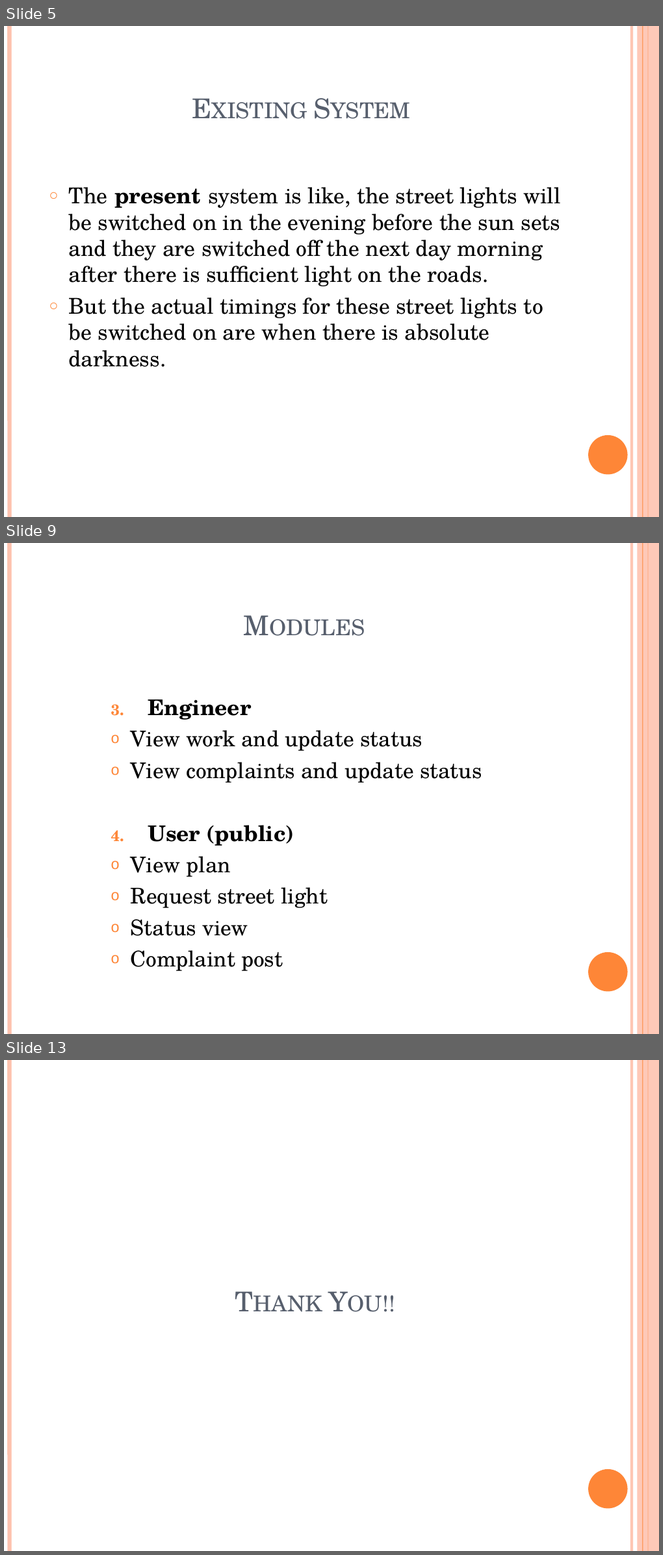
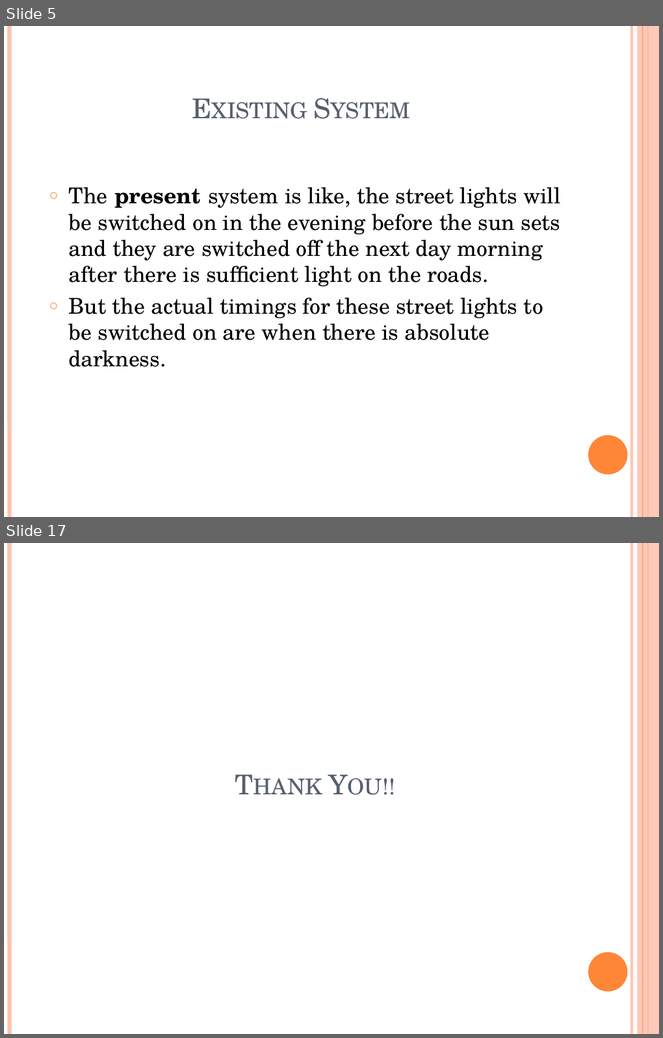
Before and after one commit to Devananda27200/MAIN_PROJECT_52, a slide deck: Street Lighting System with Intensity Control.pptm. Shown one above the other, each under a label of ours: slides 5, 9 and 13 before the commit, slides 5 and 17 after it; the slides between them are not shown. The pictures are 663x1555 and 663x1038 pixels, drawn with LibreOffice and Linux fonts; fonts in the diff are those of the drawing. Boxes give left, top, right and bottom in pixels: in the first picture for what was removed or moved away, otherwise in the second. Text is boxed around its words. In the diff, an @@ line names an element or a change of style, - is before the commit and + after.

```diff
--- a/Street Lighting System with Intensity Control.pptm
+++ b/Street Lighting System with Intensity Control.pptm
@@ slide 9 removed at (4, 543, 659, 1034), background #FFFFFF; not listed: 6 template elements that a slide beside it also shows @@
@@ title removed at (36, 563, 572, 644) @@
-Modules
@@ text removed at (131, 700, 482, 936) @@
-3. Engineer
-o View work and update status
-o View complaints and update status
-4. User (public)
-o View plan
-o Request street light
-o Status view
-o Complaint post
@@ what was slide 13 is now slide 17 @@
```
Also in this commit, not shown: 4 slides changed, 8 slides added, 3 other slides removed.
